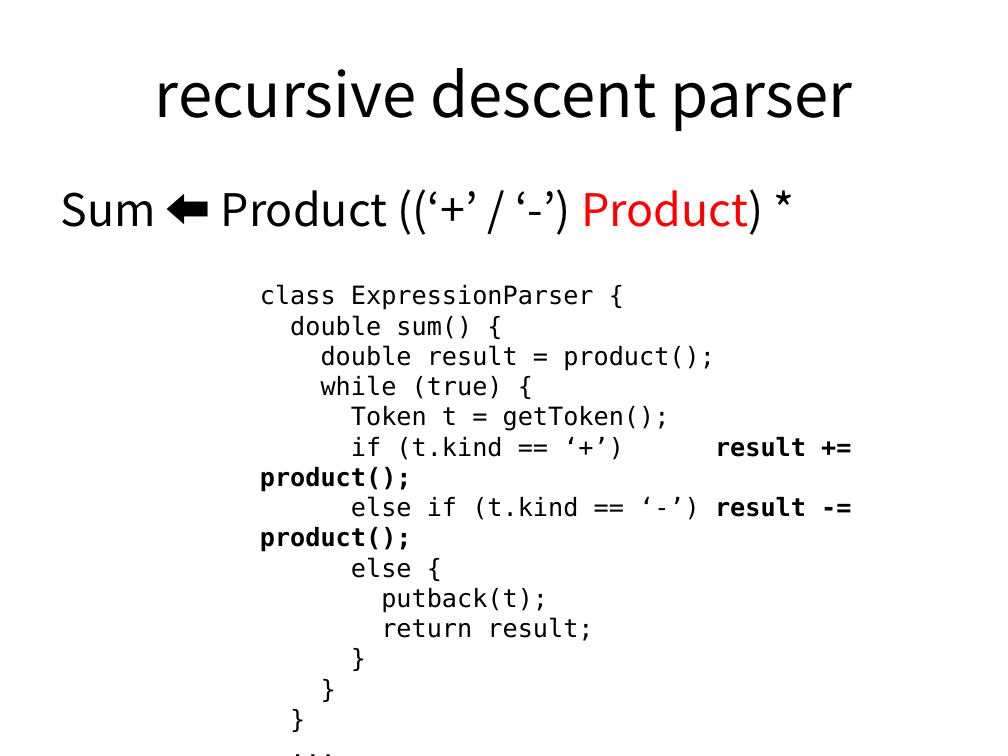
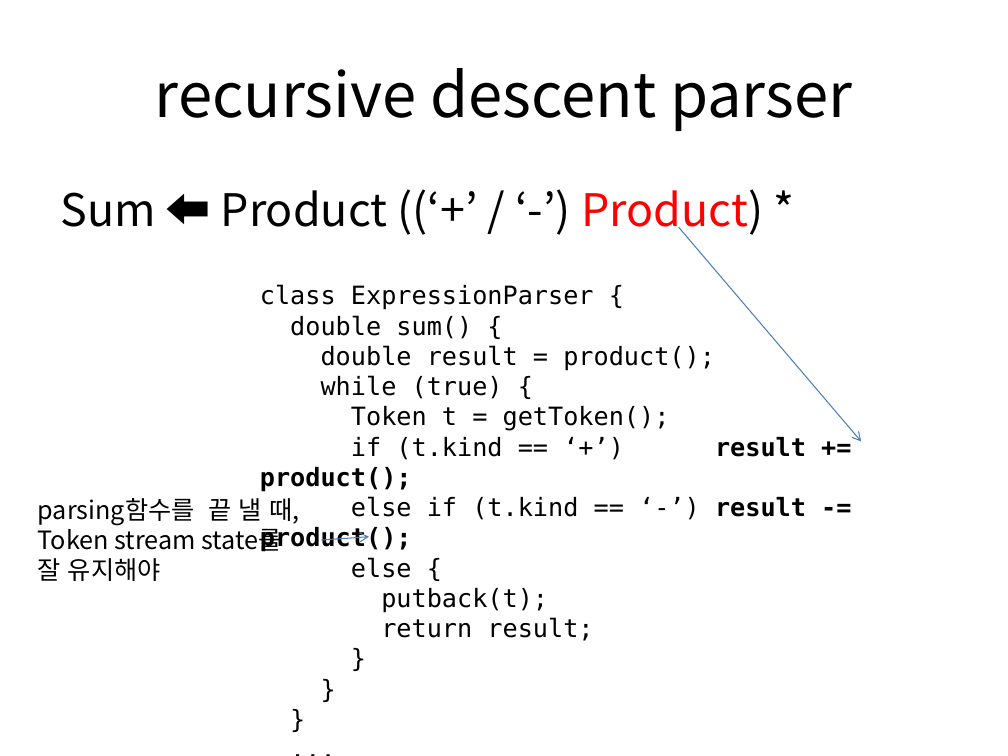
Before and after one commit to jooyunghan/parsing_basics, a slide deck: slide 24 of slides/Parsing 수식.pptx (slide 10 before the commit). Drawn at 1008x756 pixels with LibreOffice and Linux fonts; fonts in the diff are those of the drawing. Boxes give left, top, right and bottom in pixels: in the first picture for what was removed or moved away, otherwise in the second. Text is boxed around its words. In the diff, an @@ line names an element or a change of style, - is before the commit and + after.

Commit message:
parse 2-1
updated 'Parsing 수식'
and added new 'calc_java' sample

```diff
--- a/slides/Parsing 수식.pptx
+++ b/slides/Parsing 수식.pptx
@@ arrow added from (678, 227) to (861, 442), #4B7EBC 0.75 pt @@
@@ text added at [38,498,299,581], 18 pt, text #000000 @@
+parsing함수를 끝 낼 때, Token stream state를 잘 유지해야
@@ arrow added from (322, 540) to (369, 536), #4B7EBC 0.75 pt @@
```
Also in this commit, not shown: 7 other slides changed, 14 slides added, 1 slide removed, 8 other files.
